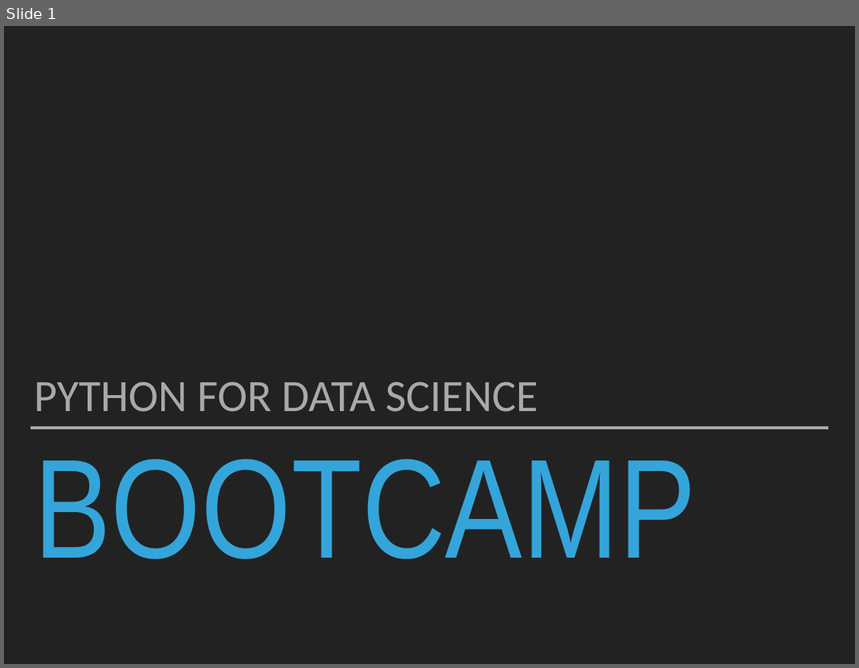
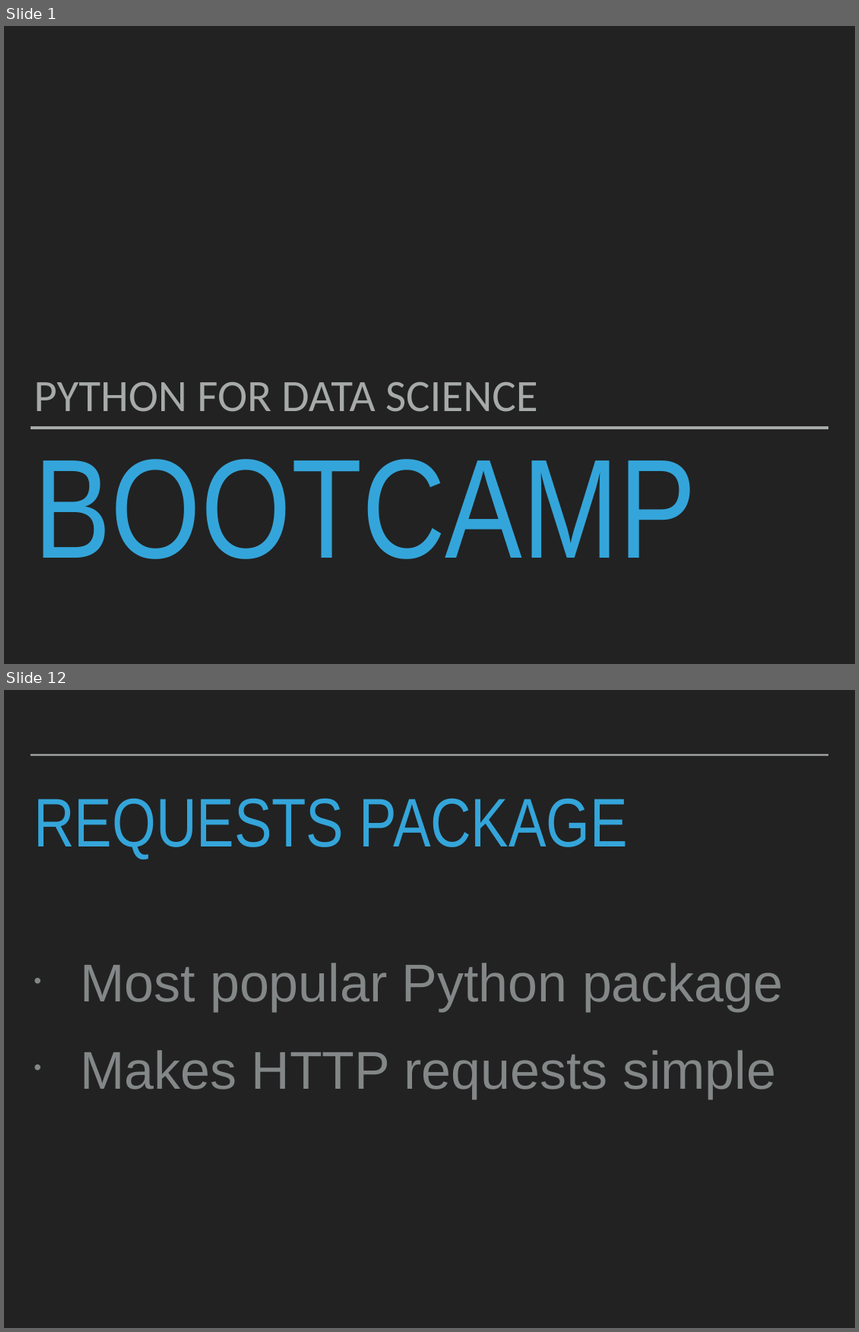
Before and after one commit to robcarrington/python-for-data-science, a slide deck: Session8/Session8_Slides.pptx. Shown one above the other, each under a label of ours: slide 1 before the commit, slides 1 and 12 after it; the slides between them are not shown. The pictures are 859x668 and 859x1332 pixels, drawn with LibreOffice and Linux fonts; fonts in the diff are those of the drawing. Boxes give left, top, right and bottom in pixels: in the first picture for what was removed or moved away, otherwise in the second. Text is boxed around its words. In the diff, an @@ line names an element or a change of style, - is before the commit and + after.

```diff
--- a/Session8/Session8_Slides.pptx
+++ b/Session8/Session8_Slides.pptx
@@ slide 12 added at (4, 690, 855, 1328), background #222222 @@
@@ line added from (31, 755) to (829, 755), #A6AAA9 2 pt @@
@@ title added at (34, 798, 628, 859), 82.8 pt, text #34A5DA @@
+REQUESTS PACKAGE
@@ text added at (80, 963, 783, 1099), 64 pt, text #838787 @@
+• Most popular Python package
+• Makes HTTP requests simple
```
Also in this commit, not shown: 31 other slides added.
